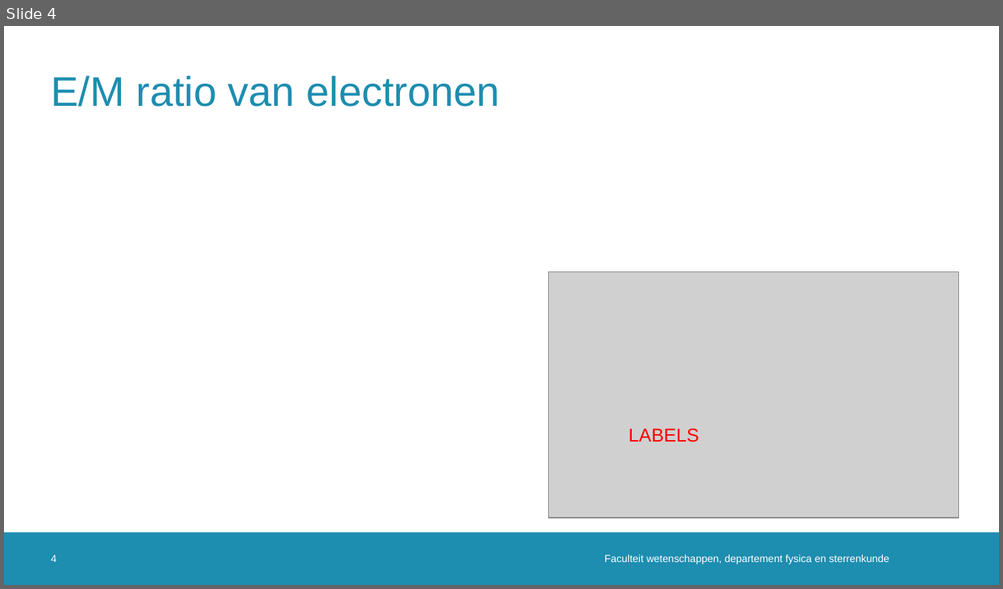
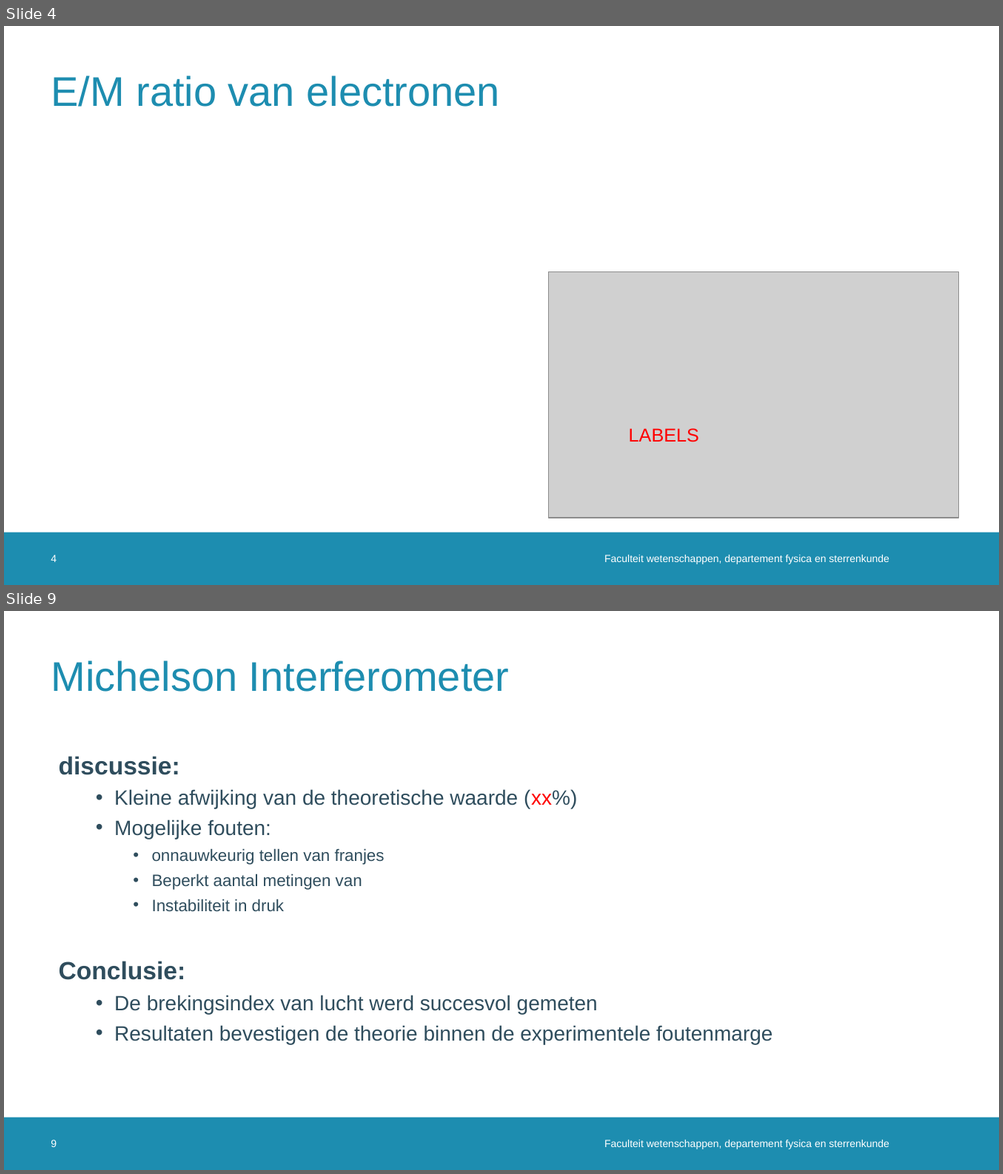
Before and after one commit to MathiMuts/Experimentele, a slide deck: Practicum13_(Advanced_2)/Geavanceerde-proeven.pptx. Shown one above the other, each under a label of ours: slide 4 before the commit, slides 4 and 9 after it; the slides between them are not shown. The pictures are 1003x589 and 1003x1174 pixels, drawn with LibreOffice and Linux fonts; fonts in the diff are those of the drawing; grey boxes stand for pictures; background and template pictures are left out. Boxes give left, top, right and bottom in pixels: in the first picture for what was removed or moved away, otherwise in the second. Text is boxed around its words. In the diff, an @@ line names an element or a change of style, - is before the commit and + after.

```diff
--- a/Practicum13_(Advanced_2)/Geavanceerde-proeven.pptx
+++ b/Practicum13_(Advanced_2)/Geavanceerde-proeven.pptx
@@ slide 9 added at <box>4,611,999,1170</box>, background #FFFFFF; not listed: 1 template element that a slide beside it also shows @@
@@ title added at <box>51,661,509,692</box>, 40 pt, text #1D8DB0 @@
+Michelson Interferometer
@@ text added at <box>59,756,772,1045</box>, 20 pt, text #2F4D5D @@
+discussie:
+  • Kleine afwijking van de theoretische waarde (xx%)
+  • Mogelijke fouten:
+    • onnauwkeurig tellen van franjes
+    • Beperkt aantal metingen van
+    • Instabiliteit in druk
+Conclusie:
+  • De brekingsindex van lucht werd succesvol gemeten
+  • Resultaten bevestigen de theorie binnen de experimentele foutenmarge
@@ page number added at <box>51,1140,57,1147</box>, 10 pt, text #FFFFFF @@
+9
@@ text added at <box>604,1140,889,1150</box>, 10 pt, text #FFFFFF @@
+Faculteit wetenschappen, departement fysica en sterrenkunde
```
Also in this commit, not shown: 3 slides changed, 3 other slides added.
